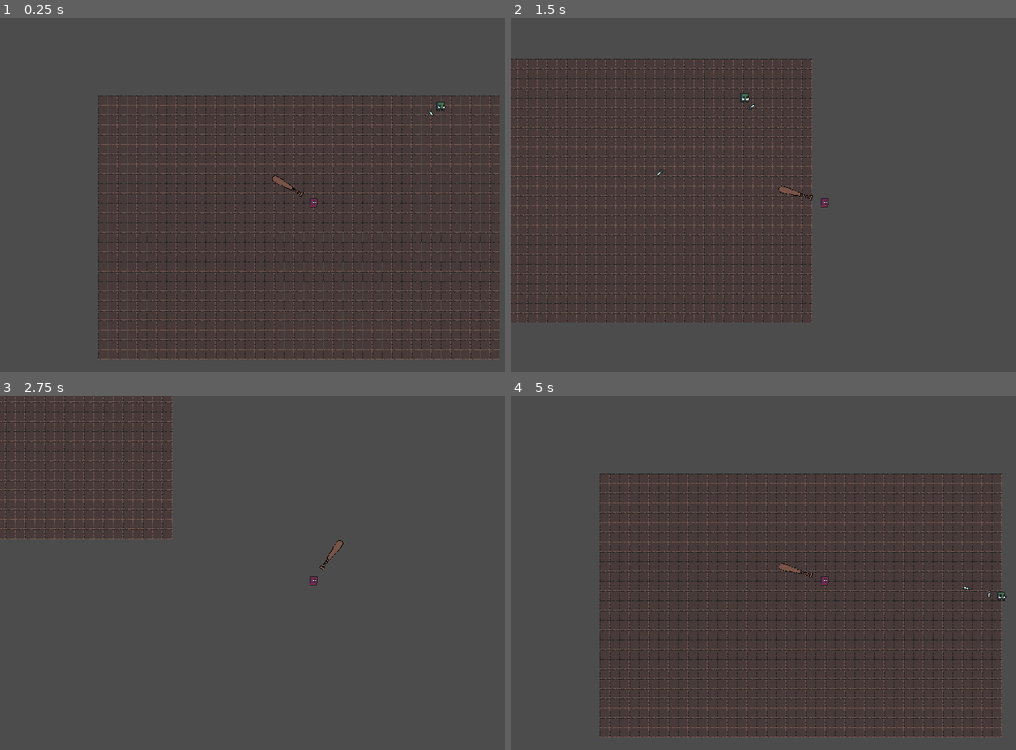
Above: before the commit, frames 1-4 (two rows, left to right).
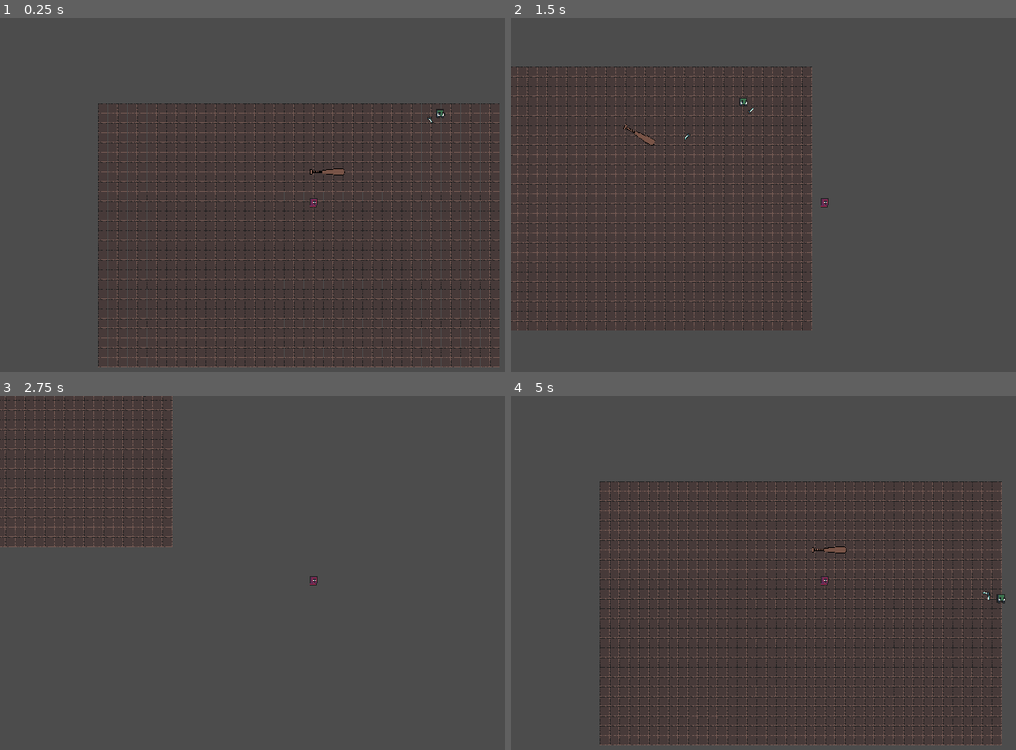
Above: after the commit, the same moments.

Repository: Kiingst/Dont-Bring-a-Bat-to-Gun-Fight
Game: Godot game, scene res://Assets/Levels/Level_Script/Level.tscn
Two runs of this game, one before a commit and one after it. Both use one fixed random seed, a clock stepped at 60 frames per second and the inputs below.
Inputs (mouse positions are in pixels of both pictures, inside the frame that each line leads up to):
- Up to frame 1 (0.25 s): no input
- Up to frame 2 (1.5 s): tap Enter at 0.5 s; move the mouse to (960, 184) at 0.52 s; press the mouse at (960, 184) at 0.53 s; hold D (Move_Right) 0.53-1.28 s; tap Space (Roll) at 0.6 s; move the mouse to (697, 219) at 1.27 s; release the mouse at (697, 219) at 1.28 s; hold S (Move_Down) from 1.28 s (still down); click (697, 219) at 1.35 s
- Up to frame 3 (2.75 s): tap Space (Roll) at 1.55, 2.1 s; move the mouse to (378, 498) at 2.02 s; release S (Move_Down) at 2.03 s; press the mouse at (378, 498) at 2.03 s; hold D (Move_Right) from 2.03 s (still down)
- Up to frame 4 (5 s): move the mouse to (793, 650) at 2.77 s; release D (Move_Right) at 2.78 s; release the mouse at (793, 650) at 2.78 s; hold W (Move_Up) 2.78-3.53 s; click (793, 650) at 2.85 s; tap Space (Roll) at 3.05, 3.6, 4.55 s; move the mouse to (1010, 633) at 3.52 s; press the mouse at (1010, 633) at 3.53 s; hold A (Move_Left) from 3.53 s (still down); move the mouse to (637, 523) at 4.27 s; release the mouse at (637, 523) at 4.28 s; click (637, 523) at 4.35 s

The runs differ from the first frame. In frame 1, 13% of the frame differs, in the area x 19-99%, y 21-99%; in frame 2, 9.3%; in frame 3, 3.2%; in frame 4, 14%, in the area x 17-99%, y 21-99%.

Commit message:
Added bounce off bat

Diff:
--- /dev/null
+++ b/Assets/Enemys/Bullet Script/Bullet.gd
@@ -0,0 +1,47 @@
+extends RigidBody2D
+
+export (int) var Bullet_Speed
+export (int) var Bullet_Damage
+export (int) var Bullet_lifetime
+var dir
+var kill = true
+
+func _ready():
+	pass
+
+var Bullet_velocity = Vector2()
+
+
+
+func _on_Lifetime_timeout():
+	if kill ==  true:
+		queue_free()
+	else :
+		$Lifetime.start()
+
+func start(_position, _direction):
+	position = _position
+	rotation = _direction.angle()
+	dir = _direction
+	$Lifetime.wait_time = Bullet_lifetime
+	Bullet_velocity = _direction * Bullet_Speed
+	$Lifetime.start()
+
+func startAng(_position, _angle):
+	position = _position
+	rotation = _angle - PI
+	var test = _angle - PI
+	var direction = Vector2(1,0).rotated(test)
+	$Lifetime.start()
+	Bullet_velocity = direction * Bullet_Speed
+
+func _process(delta):
+	position += Bullet_velocity * delta
+
+
+
+
+func _on_Hit_Area_area_entered(area):
+	if "Bat" in area.name:
+		var kill = false
+		startAng(position, rotation)
--- /dev/null
+++ b/Assets/Enemys/Bullet Script/Bullet.tscn
@@ -0,0 +1,38 @@
+[gd_scene load_steps=6 format=2]
+
+[ext_resource path="res://Assets/Enemys/Bullet Script/Bullet.gd" type="Script" id=1]
+[ext_resource path="res://Assets/Temp_frames/weapon_knife.png" type="Texture" id=2]
+
+[sub_resource type="PhysicsMaterial" id=3]
+bounce = 1.0
+
+[sub_resource type="CircleShape2D" id=1]
+radius = 7.0
+
+[sub_resource type="RectangleShape2D" id=2]
+extents = Vector2( 6.5, 2.5 )
+
+[node name="Bullet" type="RigidBody2D"]
+collision_layer = 8
+collision_mask = 2
+physics_material_override = SubResource( 3 )
+script = ExtResource( 1 )
+Bullet_Speed = 100
+Bullet_lifetime = 3
+
+[node name="CollisionShape2D" type="CollisionShape2D" parent="."]
+shape = SubResource( 1 )
+
+[node name="Hit_Area" type="Area2D" parent="."]
+
+[node name="CollisionShape2D" type="CollisionShape2D" parent="Hit_Area"]
+shape = SubResource( 2 )
+
+[node name="Lifetime" type="Timer" parent="."]
+
+[node name="Sprite" type="Sprite" parent="."]
+rotation = 1.5708
+texture = ExtResource( 2 )
+
+[connection signal="area_entered" from="Hit_Area" to="." method="_on_Hit_Area_area_entered"]
+[connection signal="timeout" from="Lifetime" to="." method="_on_Lifetime_timeout"]
--- a/Assets/Enemys/Bullet Script/Bullet_2.tscn
+++ b/Assets/Enemys/Bullet Script/Bullet_2.tscn
@@ -6,8 +6,11 @@
 [sub_resource type="RectangleShape2D" id=1]
 extents = Vector2( 8.875, 4.375 )
 
-[sub_resource type="RectangleShape2D" id=2]
-extents = Vector2( 6.5, 2.5 )
+[sub_resource type="PhysicsMaterial" id=2]
+bounce = 1.0
+
+[sub_resource type="CircleShape2D" id=3]
+radius = 7.0
 
 [node name="Bullet_2" type="Area2D"]
 script = ExtResource( 1 )
@@ -18,19 +21,17 @@
 [node name="Lifetime" type="Timer" parent="."]
 
 [node name="CollisionShape2D" type="CollisionShape2D" parent="."]
-visible = false
 shape = SubResource( 1 )
 
 [node name="Sprite" type="Sprite" parent="."]
 rotation = 1.5708
 texture = ExtResource( 2 )
 
-[node name="StaticBody2D" type="StaticBody2D" parent="."]
-collision_layer = 7
-collision_mask = 7
+[node name="RigidBody2D" type="RigidBody2D" parent="."]
+physics_material_override = SubResource( 2 )
 
-[node name="CollisionShape2D" type="CollisionShape2D" parent="StaticBody2D"]
-shape = SubResource( 2 )
+[node name="CollisionShape2D" type="CollisionShape2D" parent="RigidBody2D"]
+shape = SubResource( 3 )
 
 [connection signal="body_entered" from="." to="." method="_on_Bullet_2_body_entered"]
 [connection signal="timeout" from="Lifetime" to="." method="_on_Lifetime_timeout"]
--- a/Assets/Enemys/Test_Enemy/Enemy_Type_2.tscn
+++ b/Assets/Enemys/Test_Enemy/Enemy_Type_2.tscn
@@ -3,7 +3,7 @@
 [ext_resource path="res://Assets/Temp_frames/weapon_knife.png" type="Texture" id=1]
 [ext_resource path="res://Assets/Enemys/Test_Enemy/Enemy_Type_2.gd" type="Script" id=2]
 [ext_resource path="res://Assets/Temp_frames/goblin_idle_anim_f0.png" type="Texture" id=3]
-[ext_resource path="res://Assets/Enemys/Bullet Script/Bullet_2.tscn" type="PackedScene" id=4]
+[ext_resource path="res://Assets/Enemys/Bullet Script/Bullet.tscn" type="PackedScene" id=4]
 
 [sub_resource type="RectangleShape2D" id=3]
 extents = Vector2( 14, 12 )
@@ -24,8 +24,8 @@
 
 [node name="Enemy_Type_2" type="KinematicBody2D"]
 position = Vector2( 0, -1 )
-collision_layer = 7
-collision_mask = 7
+collision_layer = 4
+collision_mask = 3
 script = ExtResource( 2 )
 bullet = ExtResource( 4 )
 
@@ -35,7 +35,6 @@
 texture = ExtResource( 3 )
 
 [node name="CollisionShape2D" type="CollisionShape2D" parent="."]
-visible = false
 position = Vector2( -1, 2 )
 shape = SubResource( 3 )
 
--- a/Assets/Levels/Level_Script/Level.gd
+++ b/Assets/Levels/Level_Script/Level.gd
@@ -12,8 +12,9 @@
 
 
 # Called every frame. 'delta' is the elapsed time since the previous frame.
-#func _process(delta):
-#	pass
+func _process(delta):
+	if Input.is_action_pressed("Swing"):
+		$Player_Weapon/AnimationPlayer.play("Swing")
 
 
 
--- a/Assets/Levels/Level_Script/Level.tscn
+++ b/Assets/Levels/Level_Script/Level.tscn
@@ -1,9 +1,10 @@
-[gd_scene load_steps=5 format=2]
+[gd_scene load_steps=6 format=2]
 
 [ext_resource path="res://Assets/Player/Player_Script/Player.tscn" type="PackedScene" id=1]
 [ext_resource path="res://Assets/Levels/Level_Models/TileMapDungeontileset.tres" type="TileSet" id=2]
 [ext_resource path="res://Assets/Enemys/Test_Enemy/Enemy_Type_2.tscn" type="PackedScene" id=3]
 [ext_resource path="res://Assets/Levels/Level_Script/Level.gd" type="Script" id=4]
+[ext_resource path="res://Assets/Player/Player_Script/Player_Weapon.tscn" type="PackedScene" id=5]
 
 [node name="Level" type="Node2D"]
 script = ExtResource( 4 )
@@ -15,6 +16,7 @@
 tile_data = PoolIntArray( -589846, 69, 0, -589845, 69, 0, -589844, 69, 0, -589843, 69, 0, -589842, 69, 0, -589841, 69,  …(16720 unchanged characters)…
 
 [node name="Player" parent="." instance=ExtResource( 1 )]
+Length_from_player = 10
 
 [node name="Camera2D" type="Camera2D" parent="Player"]
 current = true
@@ -24,4 +26,7 @@
 health = 2
 MOVE_SPEED = 100
 
+[node name="Player_Weapon" parent="." instance=ExtResource( 5 )]
+position = Vector2( 23, -48 )
+
 [connection signal="fire" from="Enemy_Type_2" to="." method="_on_Enemy_Type_2_fire"]
--- a/Assets/Player/Player_Script/Player.gd
+++ b/Assets/Player/Player_Script/Player.gd
@@ -26,7 +26,8 @@
 	if Input.is_action_pressed("Move_Right"):
 		move_vec.x += 1
 	if Input.is_action_pressed("Swing"):
-		$Player_Weapon/AnimationPlayer.play("Swing")
+		#$Player_Weapon/AnimationPlayer.play("Swing")
+		pass
 
 	if Input.is_action_just_pressed("Roll"):
 		if roll_On_cooldown == false:
@@ -39,10 +40,10 @@
 	move_and_collide(move_vec * MOVE_SPEED * delta)
 
 	var look_vec = get_global_mouse_position() - global_position
-	$Player_Weapon/Player_Weapon.offset.x = Length_from_player
-	$Player_Weapon/Player_Weapon/Hit_Area.position.x = Length_from_player
-	$Player_Weapon/Player_Weapon/KinematicBody2D.position.x = Length_from_player
-	$Player_Weapon.global_rotation = atan2(look_vec.y, look_vec.x)
+	#$Player_Weapon/Player_Weapon.offset.x = Length_from_player
+	#$Player_Weapon/Player_Weapon/Hit_Area.position.x = Length_from_player
+	#$Player_Weapon/Player_Weapon/StaticBody2D.position.x = Length_from_player
+	#$Player_Weapon.global_rotation = atan2(look_vec.y, look_vec.x)
 
 
 func _physics_process(delta):
--- a/Assets/Player/Player_Script/Player.tscn
+++ b/Assets/Player/Player_Script/Player.tscn
@@ -1,13 +1,13 @@
-[gd_scene load_steps=5 format=2]
+[gd_scene load_steps=4 format=2]
 
 [ext_resource path="res://Assets/Player/Player_Models/necromancer_idle_anim_f0.png" type="Texture" id=1]
-[ext_resource path="res://Assets/Player/Player_Script/Player_Weapon.tscn" type="PackedScene" id=2]
 [ext_resource path="res://Assets/Player/Player_Script/Player.gd" type="Script" id=3]
 
 [sub_resource type="RectangleShape2D" id=2]
 extents = Vector2( 7.5, 8.5 )
 
 [node name="Player" type="KinematicBody2D"]
+collision_mask = 0
 script = ExtResource( 3 )
 Length_from_player = 100
 
@@ -26,8 +26,6 @@
 wait_time = 0.75
 one_shot = true
 
-[node name="Player_Weapon" parent="." instance=ExtResource( 2 )]
-
 [node name="Player" type="Area2D" parent="."]
 
 [node name="CollisionShape2D" type="CollisionShape2D" parent="Player"]
--- a/Assets/Player/Player_Script/Player_Weapon.tscn
+++ b/Assets/Player/Player_Script/Player_Weapon.tscn
@@ -1,9 +1,12 @@
-[gd_scene load_steps=5 format=2]
+[gd_scene load_steps=6 format=2]
 
 [ext_resource path="res://Assets/Player/Player_Weapons/Bat/Weapon_Bat.png" type="Texture" id=1]
 
 [sub_resource type="RectangleShape2D" id=1]
 extents = Vector2( 14.5, 3 )
+
+[sub_resource type="PhysicsMaterial" id=4]
+bounce = 1.0
 
 [sub_resource type="Animation" id=2]
 length = 0.001
@@ -31,6 +34,18 @@
 "update": 0,
 "values": [ 0.0 ]
 }
+tracks/2/type = "value"
+tracks/2/path = NodePath("Player_Weapon/StaticBody2D/whynoworkl:disabled")
+tracks/2/interp = 1
+tracks/2/loop_wrap = true
+tracks/2/imported = false
+tracks/2/enabled = true
+tracks/2/keys = {
+"times": PoolRealArray( 0 ),
+"transitions": PoolRealArray( 1 ),
+"update": 0,
+"values": [ false ]
+}
 
 [sub_resource type="Animation" id=3]
 resource_name = "Swing"
@@ -45,7 +60,19 @@
 "times": PoolRealArray( 0, 0.1, 0.3, 0.5 ),
 "transitions": PoolRealArray( 1, 1, 1, 1 ),
 "update": 0,
-"values": [ 0.0, -90.0, 90.0, 0.0 ]
+"values": [ -90.0, -90.0, 90.0, 0.0 ]
+}
+tracks/1/type = "value"
+tracks/1/path = NodePath("Player_Weapon/StaticBody2D/whynoworkl:disabled")
+tracks/1/interp = 1
+tracks/1/loop_wrap = true
+tracks/1/imported = false
+tracks/1/enabled = true
+tracks/1/keys = {
+"times": PoolRealArray( 0, 0.3 ),
+"transitions": PoolRealArray( 1, 1 ),
+"update": 1,
+"values": [ false, true ]
 }
 
 [node name="Player_Weapon" type="Node2D"]
@@ -54,16 +81,20 @@
 scale = Vector2( 0.5, 0.5 )
 texture = ExtResource( 1 )
 
-[node name="Hit_Area" type="Area2D" parent="Player_Weapon"]
+[node name="Bat" type="Area2D" parent="Player_Weapon"]
 scale = Vector2( 4, 4 )
 
-[node name="CollisionShape2D2" type="CollisionShape2D" parent="Player_Weapon/Hit_Area"]
+[node name="CollisionShape2D2" type="CollisionShape2D" parent="Player_Weapon/Bat"]
 shape = SubResource( 1 )
 
-[node name="KinematicBody2D" type="KinematicBody2D" parent="Player_Weapon"]
-scale = Vector2( 4, 4 )
+[node name="StaticBody2D" type="StaticBody2D" parent="Player_Weapon"]
+scale = Vector2( 2, 2 )
+collision_layer = 2
+collision_mask = 8
+physics_material_override = SubResource( 4 )
 
-[node name="CollisionShape2D2" type="CollisionShape2D" parent="Player_Weapon/KinematicBody2D"]
+[node name="whynoworkl" type="CollisionShape2D" parent="Player_Weapon/StaticBody2D"]
+scale = Vector2( 2, 2 )
 shape = SubResource( 1 )
 
 [node name="AnimationPlayer" type="AnimationPlayer" parent="."]
Not shown: 1 places in Assets/Enemys/Bullet Script/Bullet_2.tscn that only renumber resources
